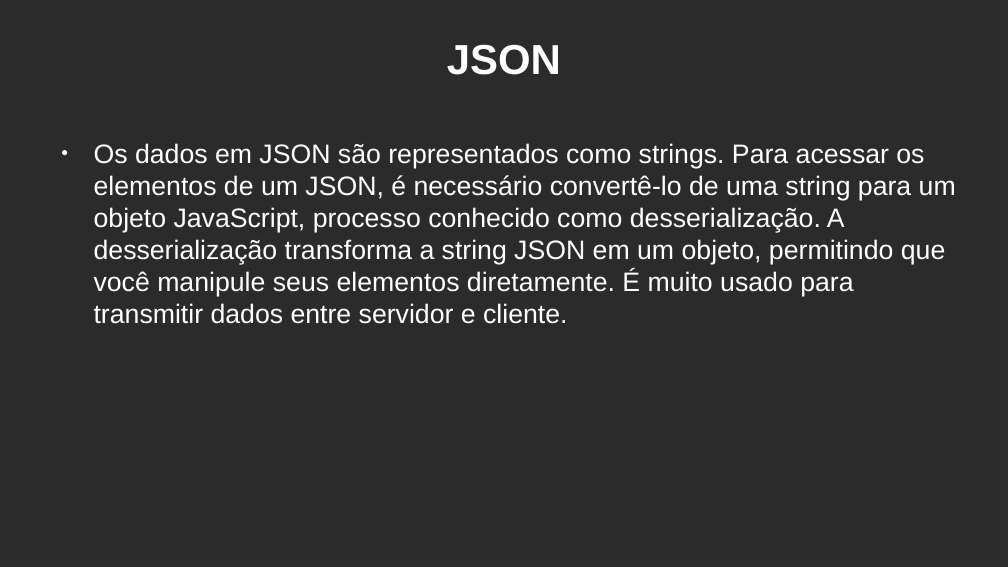
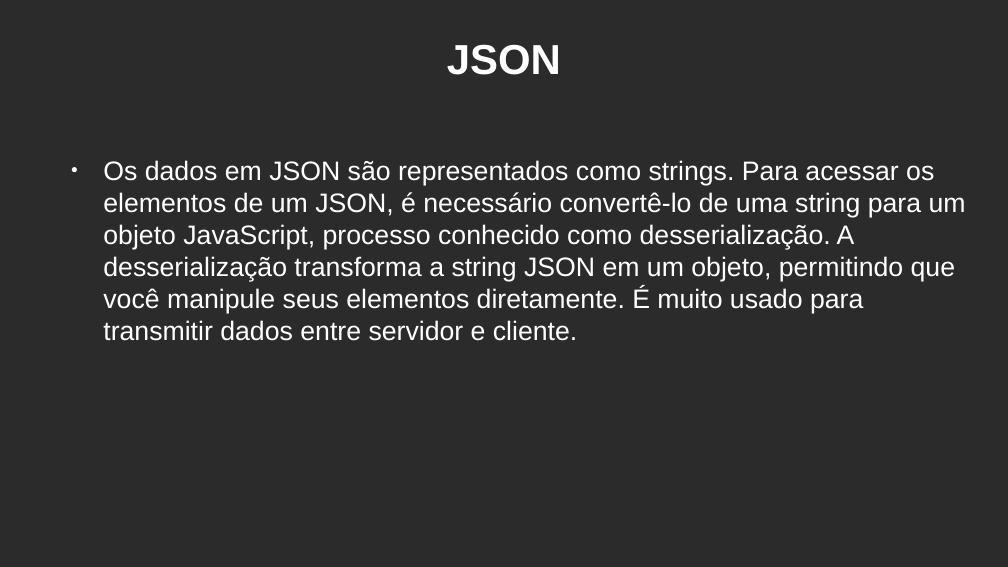
Before and after one commit to Fabio815/JavaScript, a slide deck: slide 5 of Semana6/Sem título 1.odp. Drawn at 1008x567 pixels with LibreOffice and Linux fonts; fonts in the diff are those of the drawing; background and template pictures are left out; a plain dark background stands for a picture behind light text. Boxes give left, top, right and bottom in pixels: in the first picture for what was removed or moved away, otherwise in the second. Text is boxed around its words. In the diff, an @@ line names an element or a change of style, - is before the commit and + after.

```diff
--- a/Semana6/Sem título 1.odp
+++ b/Semana6/Sem título 1.odp
@@ text "Os dados em JSON são ...": place and size @@
-text "Os dados em JSON são ..." at [94,143,956,324]
+text "Os dados em JSON são ..." at [103,160,966,341]
```
Also in this commit, not shown: 7 other files.
